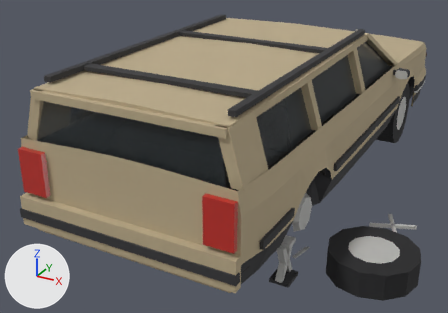
Before and after pictures for a commit that changed the Blender file assets/models/src/broken-car.blend.
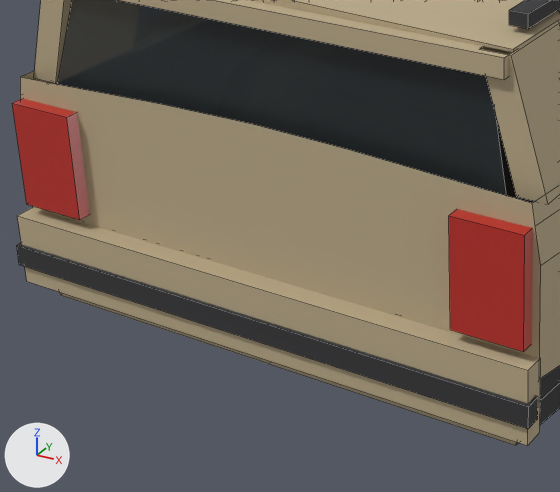
Each version appears first whole from a 50 mm lens placed at (2.24, -5.18, 2.62), pointed at (-0.31, -0.54, 0.3), and next in a close-up on the part from 3% to 56% of the width and 34% to 100% of the height. Lighting does not change. The marker at lower left points along +X, +Y and +Z. The older version's two pictures come first. The close-ups show mesh edges as thin lines.

Names of what the first close-up shows: 'BrokenCar', 'BrokenCarGlass'.
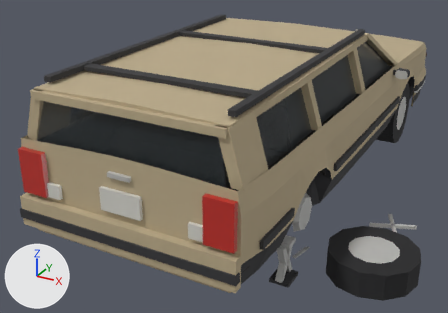
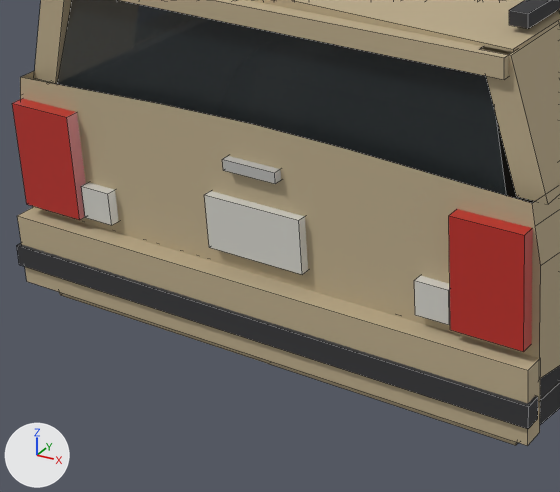
Location of each change, [x1, y1, x2, y2] in pixels of the close-ups (560 x 492 px):
part 1 of me_brokencar, added: after [414, 276, 450, 325]
part 2 of me_brokencar, added: after [81, 182, 118, 225]
part 3 of me_brokencar, added: after [205, 191, 308, 274]
part 4 of me_brokencar, added: after [222, 156, 281, 184]

What changed in the scene script:
```text
Change me_brokencar:
    used by ob_brokencar; location = (0.0, 0.0, 0.0)
    remove me_brokencar.from_pydata(...)  # 1384 vertices, 1187 faces; spans x -1.02..1.67, y -2.51..2.56, z 0.0..1.46
    add me_brokencar.from_pydata(...)  # 1416 vertices, 1211 faces; spans x -1.02..1.67, y -2.51..2.56, z 0.0..1.46
    me_brokencar part 1: a new loose piece, a box spanning x 0.505..0.605, y -2.468..-2.42, z 0.68..0.78, in mat_carlamp (light grey #d6d5cd)
    me_brokencar part 2: a new loose piece, a box spanning x -0.605..-0.505, y -2.468..-2.42, z 0.68..0.78, in mat_carlamp (light grey #d6d5cd)
    me_brokencar part 3: a new loose piece, a box spanning x -0.155..0.155, y -2.466..-2.42, z 0.7..0.86, in mat_carlamp (light grey #d6d5cd)
    me_brokencar part 4: a new loose piece, a box spanning x -0.085..0.085, y -2.464..-2.42, z 0.948..0.98, in mat_carchrome (grey #bcbbb8)
```
